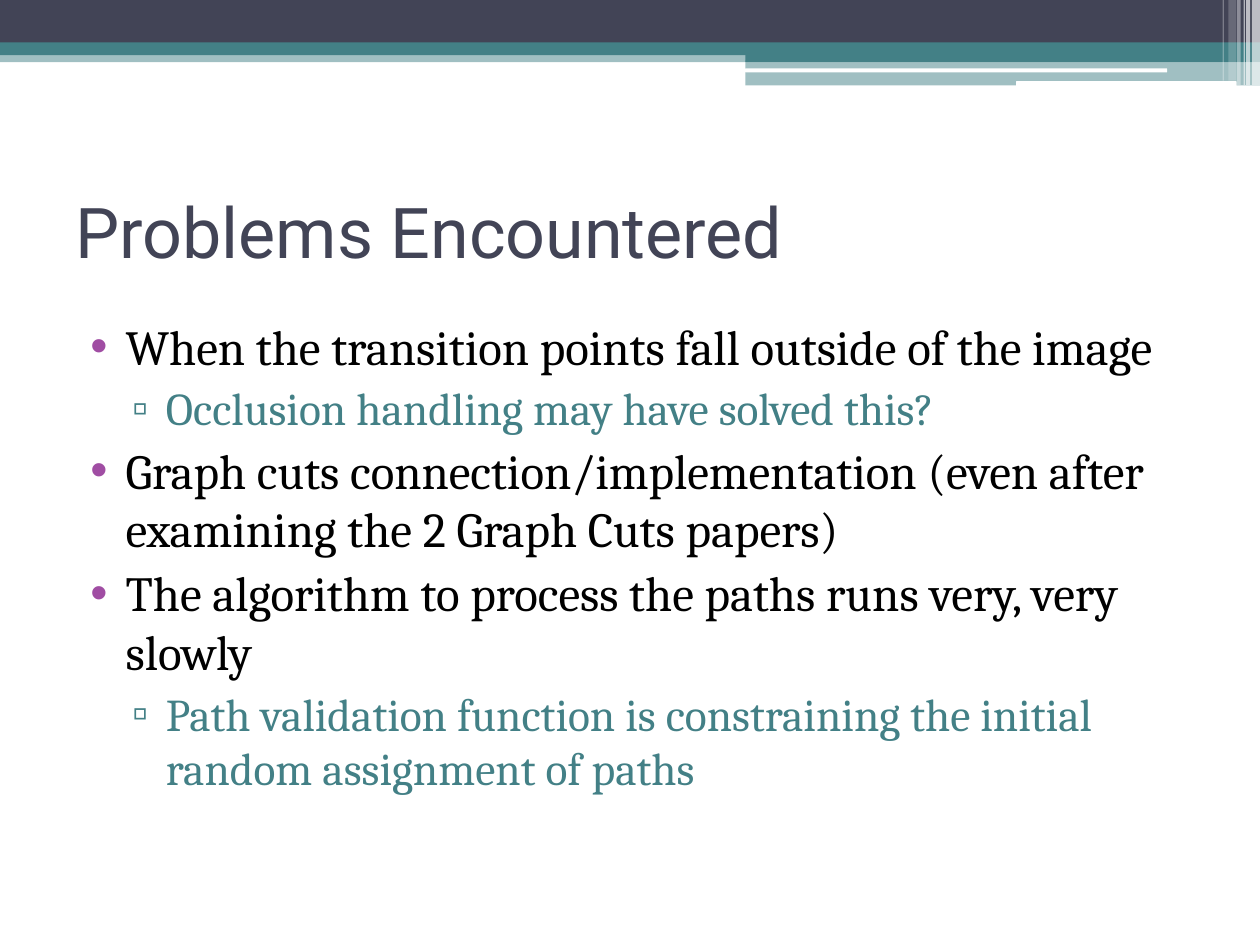
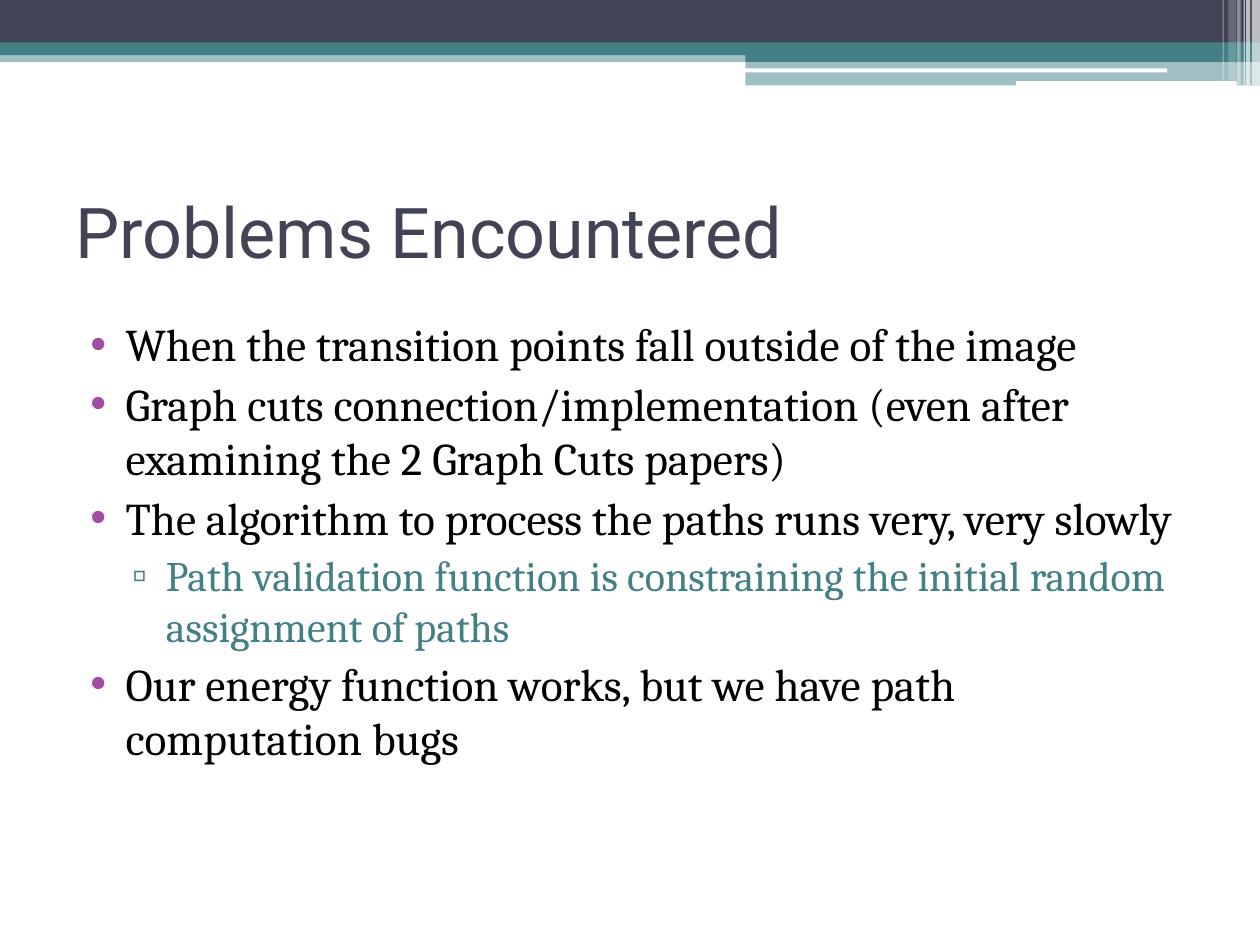
Before and after one commit to tmp0910/hmcinterpolation, a slide deck: slide 13 of FinalPresentation.ppt. Drawn at 1260x945 pixels with LibreOffice and Linux fonts; fonts in the diff are those of the drawing. Boxes give left, top, right and bottom in pixels: in the first picture for what was removed or moved away, otherwise in the second. Text is boxed around its words. In the diff, an @@ line names an element or a change of style, - is before the commit and + after.

```diff
--- a/FinalPresentation.ppt
+++ b/FinalPresentation.ppt
@@ text at (x1=126, y1=329, x2=1172, y2=651): size 28 to 25.9 pt in "When the transition points fall outside of ...", "Graph cuts connection/implementation (even after examining t ...", "The algorithm to process the paths runs ..."; size 26 to 24.1 pt in "Path validation function is constraining the initial ..." @@
@@ text at (x1=166, y1=393, x2=934, y2=435): paragraph removed @@
-  ▫ Occlusion handling may have solved this?
@@ text at (x1=126, y1=669, x2=956, y2=765): paragraph added @@
+• Our energy function works, but we have path computation bugs
```
Also in this commit, not shown: 2 other slides changed, 1 other file.
